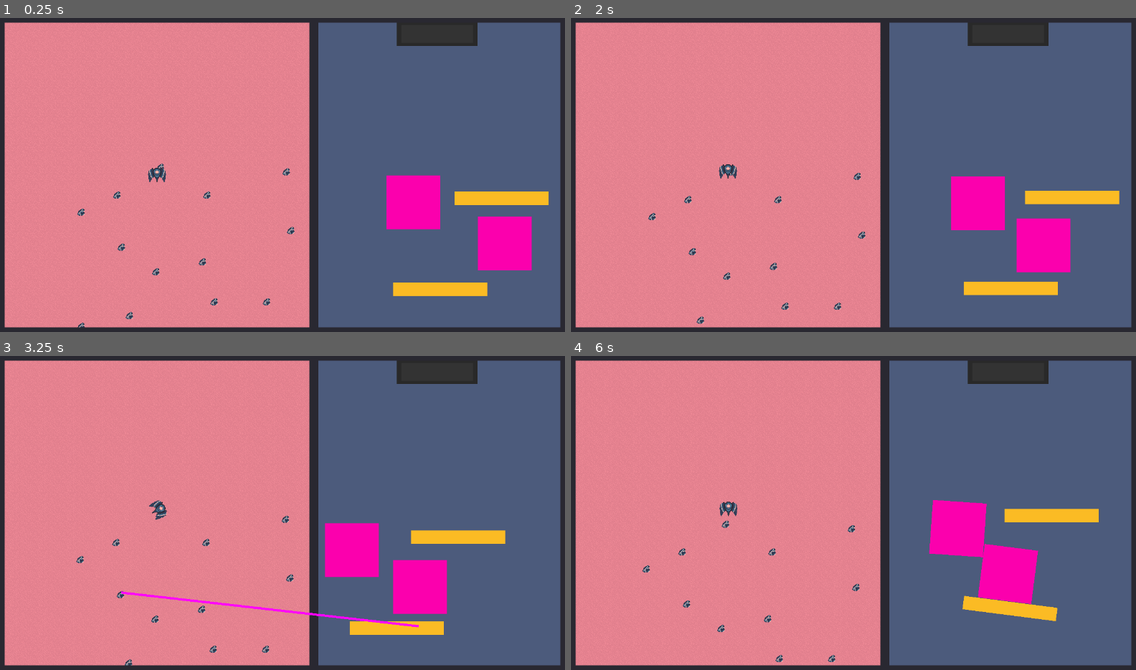
Above: before the commit, frames 1-4 (two rows, left to right).
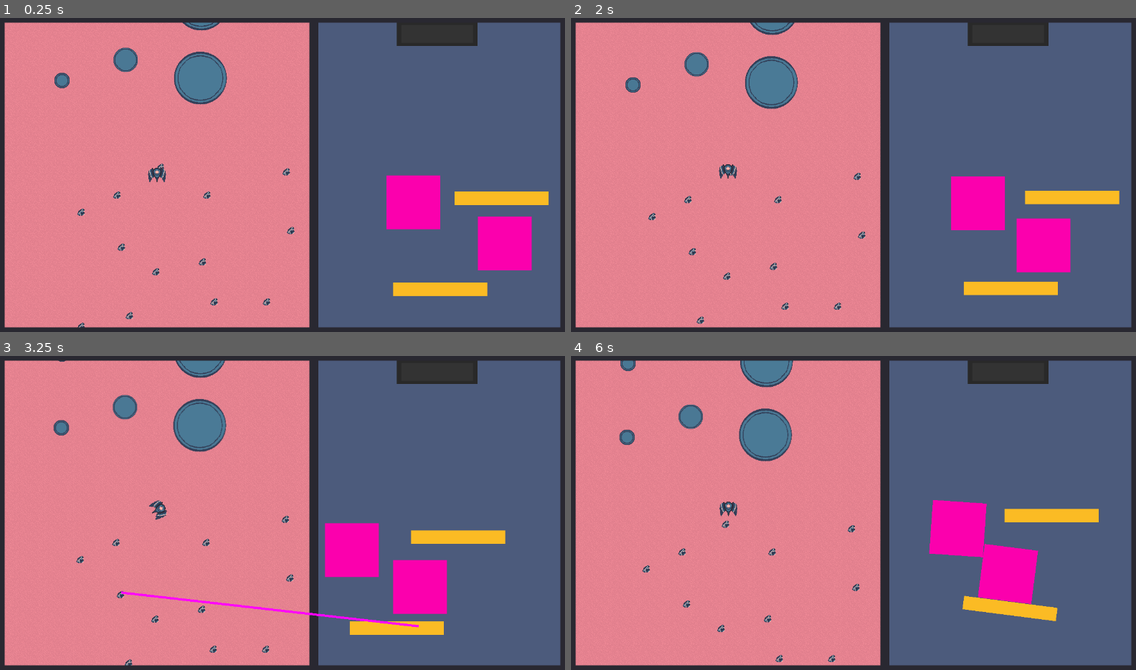
Above: after the commit, the same moments.

Repository: AstralStew/ProjectThornbury
Game: Godot game, scene res://Scenes/level.tscn
The game is run twice, just before and just after one commit, with the same random seed, the same clock (stepped at 60 frames per second) and the same inputs.
Inputs (mouse positions are in pixels of both pictures, inside the frame that each line leads up to):
- Up to frame 1 (0.25 s): no input
- Up to frame 2 (2 s): drag from (1073, 244) to (729, 272) at 0.52 s; drag from (983, 203) to (729, 272) at 1.27 s
- Up to frame 3 (3.25 s): move the mouse to (502, 534) at 2.02 s; hold D (MoveRight) 2.03-2.75 s; hold Space (OpenChute) 2.03-2.75 s; click (502, 534) at 2.17 s; drag from (418, 626) to (124, 591) at 2.77 s
- Up to frame 4 (6 s): move the mouse to (1023, 560) at 3.52 s; hold A (MoveLeft) 3.53-4.25 s; hold Space (OpenChute) 3.53-4.25 s; drag from (684, 465) to (684, 544) at 4.27 s; move the mouse to (881, 513) at 5.02 s; hold S (MoveDown) 5.03-5.75 s; hold Space (OpenChute) 5.03-5.75 s; click (881, 513) at 5.17 s; drag from (768, 431) to (774, 550) at 5.77 s

The runs differ from the first frame. In frame 1, 1.8% of the frame differs, in the area x 9-41%, y 1-28%; in frame 2, 1.9%; in frame 3, 2.0%; in frame 4, 2.4%, in the area x 8-40%, y 1-34%.

Commit message:
Testing buildings

Diff:
--- a/Scenes/OutsidePrefabs/level_1.tscn
+++ b/Scenes/OutsidePrefabs/level_1.tscn
@@ -2,6 +2,9 @@
 
 [ext_resource type="PackedScene" uid="uid://c14fl8nyl0y11" path="res://Scenes/OutsidePrefabs/collectable_1.tscn" id="1_tmlh5"]
 [ext_resource type="Texture2D" uid="uid://rpi66dfpi25r" path="res://Assets/Images/City/Building1.png" id="2_vx186"]
+[ext_resource type="Texture2D" uid="uid://bilt7cu3ivxxr" path="res://Assets/Images/City/Building40.png" id="3_7asov"]
+[ext_resource type="Texture2D" uid="uid://c0sl1u4dvsqni" path="res://Assets/Images/City/Building64.png" id="4_80ic5"]
+[ext_resource type="Texture2D" uid="uid://b23ulwq6eo2yy" path="res://Assets/Images/City/Building160.png" id="5_65i52"]
 
 [sub_resource type="Gradient" id="Gradient_slk23"]
 interpolation_mode = 2
@@ -545,3 +548,30 @@
 texture_filter = 1
 position = Vector2(-112, 613)
 texture = ExtResource("2_vx186")
+
+[node name="Building40" type="Sprite2D" parent="." unique_id=1285642164]
+position = Vector2(119, 347)
+texture = ExtResource("3_7asov")
+
+[node name="Building64" type="Sprite2D" parent="." unique_id=381255100]
+position = Vector2(260, 301)
+texture = ExtResource("4_80ic5")
+
+[node name="Building160" type="Sprite2D" parent="." unique_id=1289763491]
+position = Vector2(428, 335)
+texture = ExtResource("5_65i52")
+
+[node name="Building41" type="Sprite2D" parent="." unique_id=40788786]
+texture_filter = 1
+position = Vector2(121, 182)
+texture = ExtResource("3_7asov")
+
+[node name="Building65" type="Sprite2D" parent="." unique_id=1483348009]
+texture_filter = 1
+position = Vector2(262, 136)
+texture = ExtResource("4_80ic5")
+
+[node name="Building161" type="Sprite2D" parent="." unique_id=81093589]
+texture_filter = 1
+position = Vector2(430, 170)
+texture = ExtResource("5_65i52")
Not shown, added: Assets/Images/City/Building160.png.import
Not shown, added: Assets/Images/City/Building40.png.import
Not shown, added: Assets/Images/City/Building64.png.import
